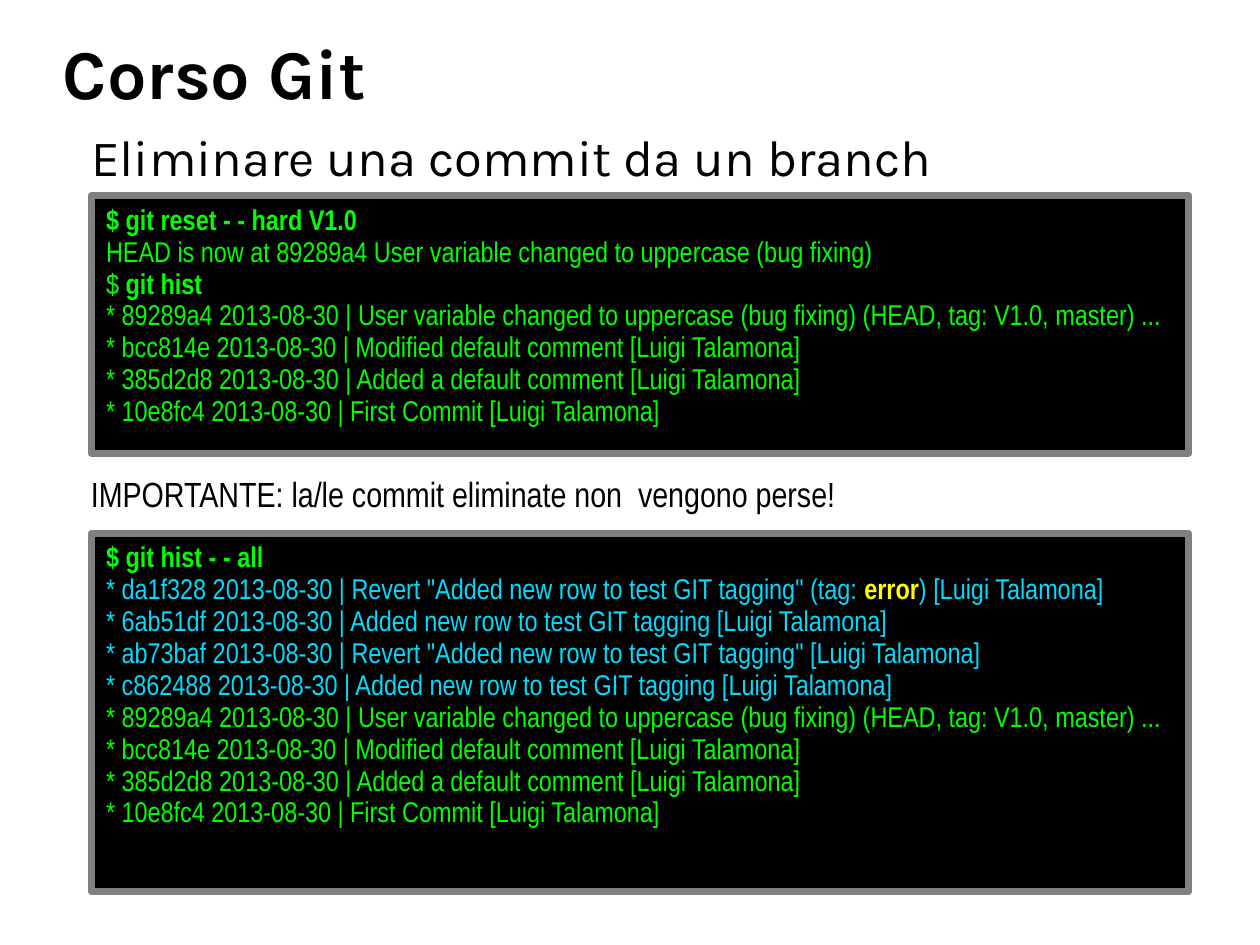
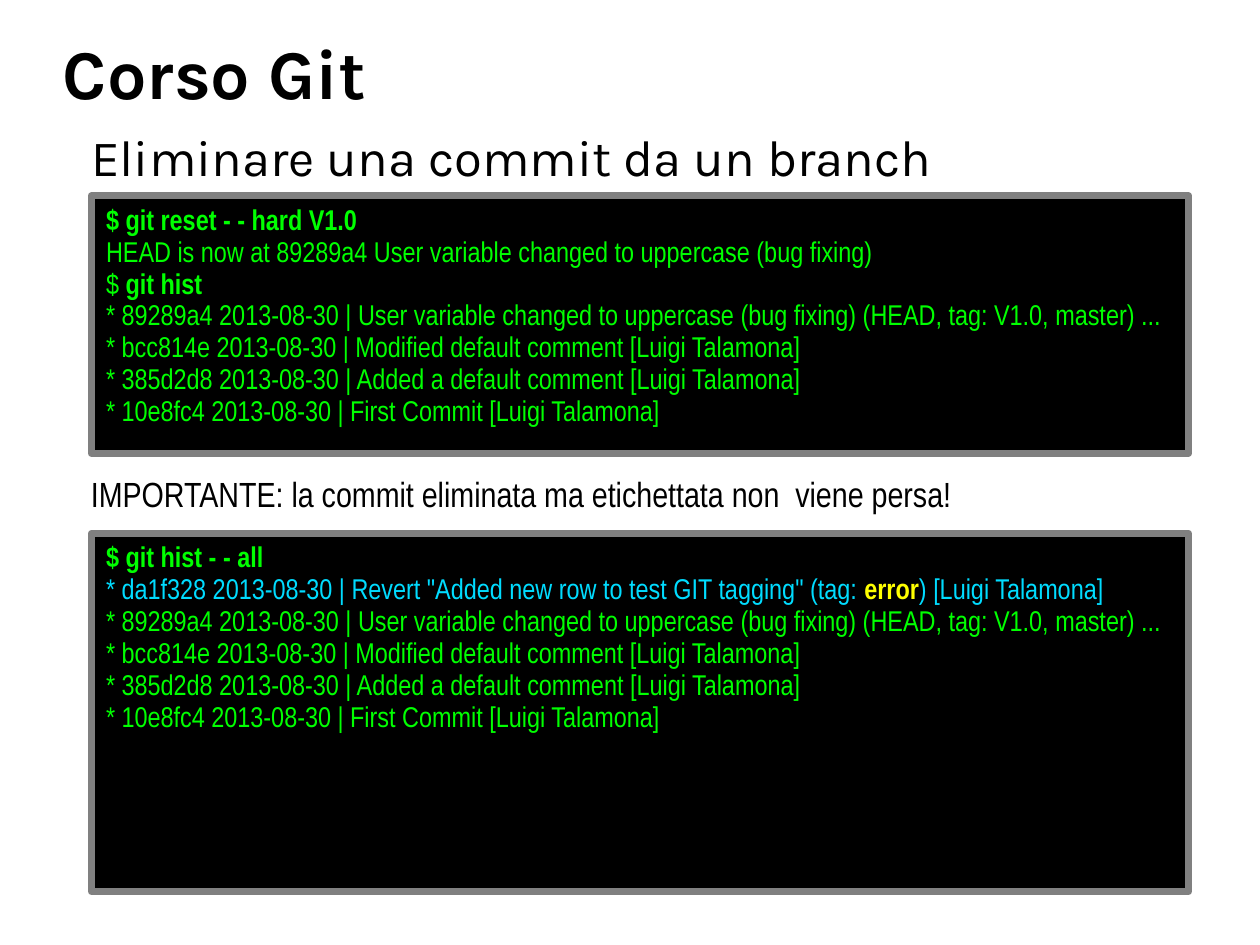
Before and after one commit to BticinoDeployer/corsogit, a slide deck: slide 32 of corsoGit.odp (slide 31 before the commit). Drawn at 1260x945 pixels with LibreOffice and Linux fonts; fonts in the diff are those of the drawing; background and template pictures are left out. Boxes give left, top, right and bottom in pixels: in the first picture for what was removed or moved away, otherwise in the second. Text is boxed around its words. In the diff, an @@ line names an element or a change of style, - is before the commit and + after.

```diff
--- a/corsoGit.odp
+++ b/corsoGit.odp
@@ text at <box>91,481,951,514</box>: text changed @@
-IMPORTANTE: la/le commit eliminate non vengono perse!
+IMPORTANTE: la commit eliminata ma etichettata non viene persa!
@@ text in rectangle at <box>122,610,980,700</box>: paragraphs removed @@
-* 6ab51df 2013-08-30 | Added new row to test GIT tagging [Luigi Talamona]
-* ab73baf 2013-08-30 | Revert "Added new row to test GIT tagging" [Luigi Talamona]
-* c862488 2013-08-30 | Added new row to test GIT tagging [Luigi Talamona]
```
Also in this commit, not shown: 8 other slides changed, 1 slide added, 2 other files.
